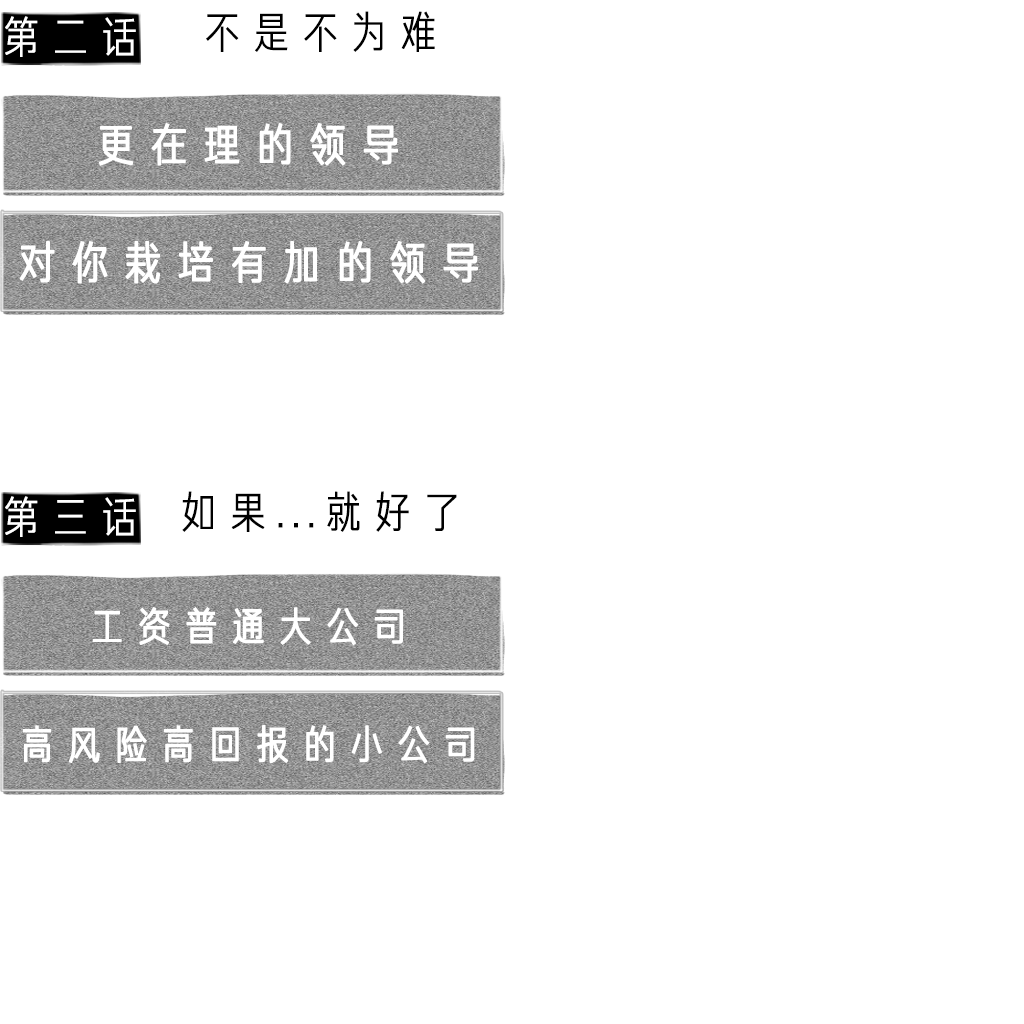
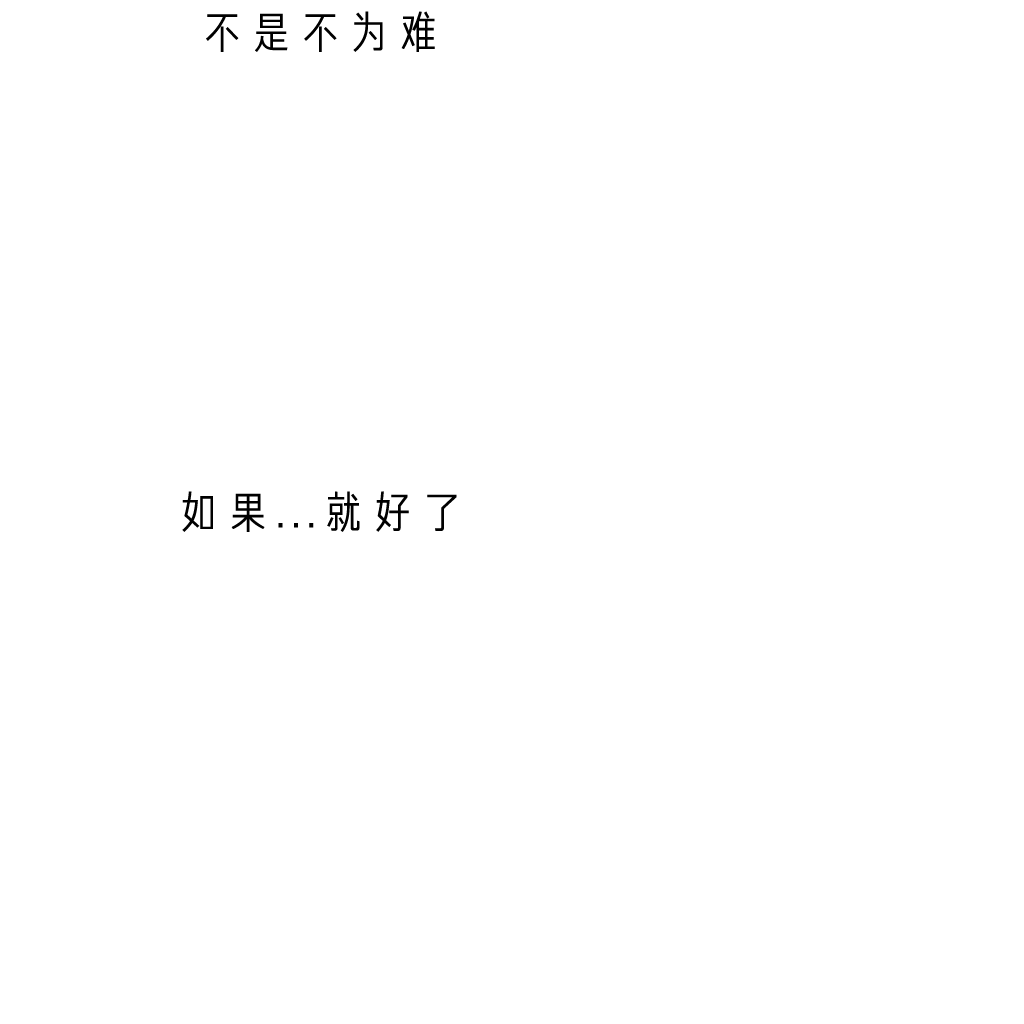
Layered file, before and after one edit (1024×1024). Changes by layer:
moved "图层 25" (1st of 2, in "page3 拷贝" › "组 4" › "组 8") into group "组 8" over [1, 492, 141, 545]
moved "图层 21 拷贝" (1st of 2, in "page3 拷贝" › "组 4" › "组 8") into group "组 8" over [1, 492, 141, 546]
moved "图层 22" (1st of 2, in "page3 拷贝" › "组 4" › "组 9") into group "组 9" over [88, 491, 457, 540]
moved "图层 21" (1st of 2, in "page3 拷贝" › "组 4" › "组 9") into group "组 9" over [90, 491, 457, 538]
hid group "组 6" (1st of 2, in "page3 拷贝" › "组 5") (3 layers) over [1, 573, 505, 676]
hid group "组 7" (1st of 2, in "page3 拷贝" › "组 5") (3 layers) over [0, 689, 505, 796]
moved "图层 25" (2nd of 2, in "page3" › "组 4" › "组 10") into group "组 10" over [1, 12, 141, 65]
moved "图层 21 拷贝" (2nd of 2, in "page3" › "组 4" › "组 10") into group "组 10" over [1, 12, 141, 66]
moved "图层 22" (2nd of 2, in "page3" › "组 4" › "组 11") into group "组 11" over [88, 11, 435, 60]
moved "图层 21" (2nd of 2, in "page3" › "组 4" › "组 11") into group "组 11" over [90, 11, 435, 58]
hid group "组 6" (2nd of 2, in "page3" › "组 5") (3 layers) over [1, 93, 505, 196]
hid group "组 7" (2nd of 2, in "page3" › "组 5") (3 layers) over [0, 209, 505, 316]
